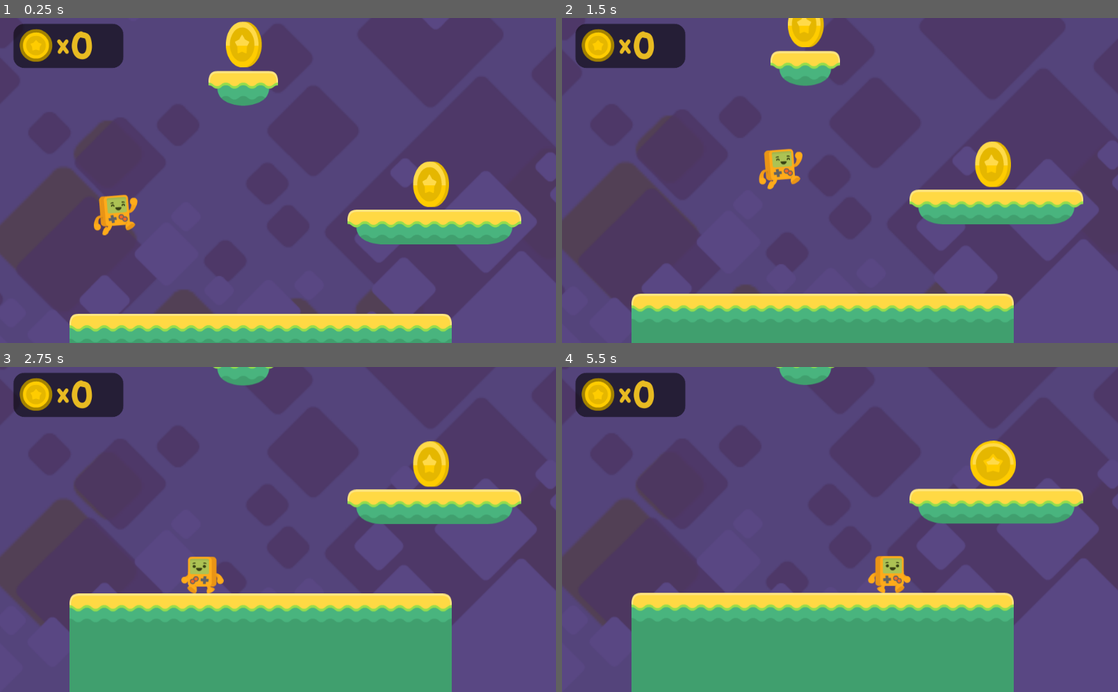
Above: before the commit, frames 1-4 (two rows, left to right).
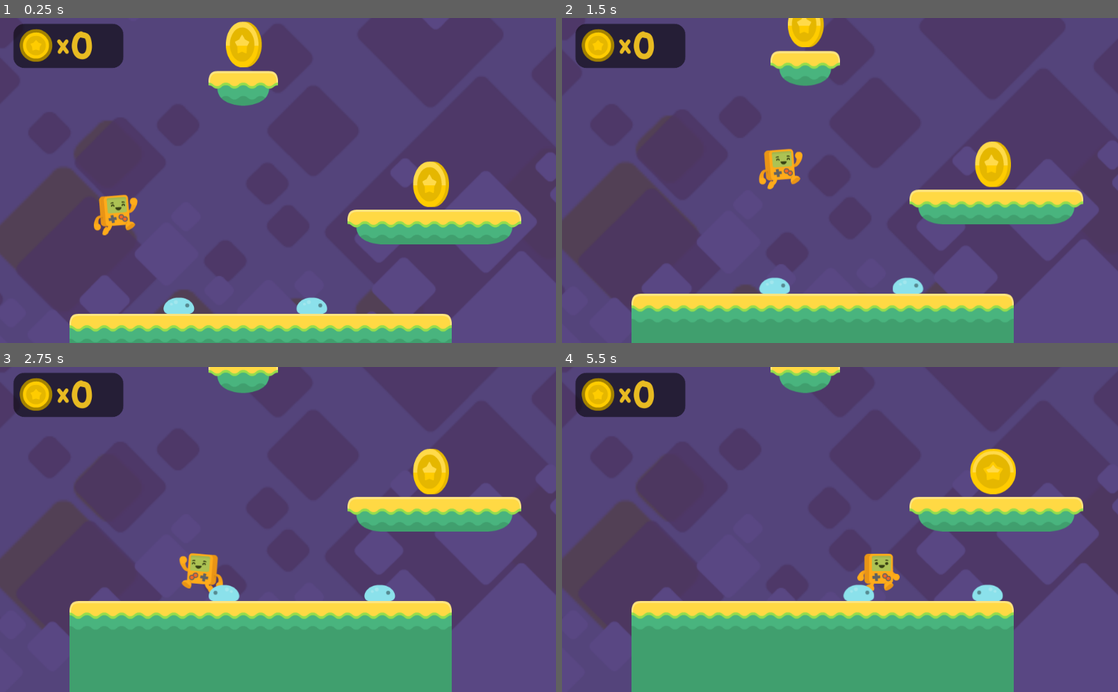
Above: after the commit, the same moments.

Repository: noantiq/Tutorial-Project
Game: Godot game, scene res://Level3.tscn
Same seed, same stepped clock (60 frames per second), same inputs: the game is played once before the commit and once after it. The project has no main scene, so this scene is started directly.
Inputs:
- Up to frame 1 (0.25 s): no input
- Up to frame 2 (1.5 s): hold D (right) from 0.53 s (still down); tap Space (jump) at 0.77 s
- Up to frame 3 (2.75 s): tap Space (jump) at 1.52 s; release D (right) at 2.03 s; hold A (left) from 2.03 s (still down)
- Up to frame 4 (5.5 s): release A (left) at 2.78 s; hold D (right) 2.78-4.28 s; tap Space (jump) at 3.02, 3.77, 4.52 s; hold A (left) 4.28-5.03 s; hold D (right) from 5.03 s (still down)

The runs differ from the first frame. In frame 1, 0.5% of the frame differs, in the area x 29-59%, y 85-92%; in frame 2, 0.5%; in frame 3, 9.5%; in frame 4, 10%, in the area x 7-100%, y 0-83%.

Commit message:
add moving enemies

Diff:
--- a/Level3.tscn
+++ b/Level3.tscn
@@ -9,6 +9,7 @@
 [ext_resource path="res://assets/HUD/coin_gold.png" type="Texture" id=7]
 [ext_resource path="res://assets/fonts/BalsamiqSans-Bold.ttf" type="DynamicFontData" id=8]
 [ext_resource path="res://HUD.gd" type="Script" id=9]
+[ext_resource path="res://enemy.tscn" type="PackedScene" id=10]
 
 [sub_resource type="RectangleShape2D" id=1]
 extents = Vector2( 160, 32 )
@@ -85,6 +86,8 @@
 tile_data = PoolIntArray( 131102, 1, 0, 131103, 2, 0, 131104, 2, 0, 131105, 2, 0, 131106, 2, 0, 131107, 2, 0, 131108, 2 …(579 unchanged characters)…
 
 [node name="StaticBody2D" type="StaticBody2D" parent="One-Way Tiles"]
+collision_layer = 2
+collision_mask = 49
 
 [node name="CollisionShape2D" type="CollisionShape2D" parent="One-Way Tiles/StaticBody2D"]
 position = Vector2( 2080, 352 )
@@ -180,6 +183,16 @@
 text = "##"
 valign = 1
 
+[node name="enemies" type="Node2D" parent="."]
+
+[node name="enemy" parent="enemies" instance=ExtResource( 10 )]
+position = Vector2( 317, 473 )
+facing_direction = 1
+
+[node name="enemy2" parent="enemies" instance=ExtResource( 10 )]
+position = Vector2( 562, 469 )
+facing_direction = 1
+
 [connection signal="body_entered" from="Fall Zone" to="Character" method="_on_fallzone_body_entered"]
 [connection signal="coin_collected" from="Coins/Coin2" to="HUD" method="_on_coin_collected"]
 [connection signal="coin_collected" from="Coins/Coin3" to="HUD" method="_on_coin_collected"]
--- /dev/null
+++ b/enemy.gd
@@ -0,0 +1,30 @@
+extends KinematicBody2D
+
+var velocity = Vector2.ZERO
+const GRAVITY = 20
+var movement_speed = 50
+enum DIRECTION {right = 1, left = - 1}
+export var facing_direction = DIRECTION.left
+export var can_detect_cliffs = true
+
+func _ready():
+	set_direction()
+	$floor_detection.enabled = can_detect_cliffs
+
+func set_direction():
+	$floor_detection.position.x = $CollisionShape2D.shape.get_extents().x * facing_direction
+	if facing_direction == DIRECTION.right:
+		$Sprite.flip_h = true
+	else:
+		$Sprite.flip_h = false
+
+func _physics_process(delta):
+	if is_on_wall() or can_detect_cliffs and not $floor_detection.is_colliding() and is_on_floor():
+		facing_direction = facing_direction * - 1
+		set_direction()
+
+	velocity.y += GRAVITY
+
+	velocity.x = int(facing_direction) * movement_speed
+
+	velocity = move_and_slide(velocity, Vector2.UP)
--- /dev/null
+++ b/enemy.tscn
@@ -0,0 +1,41 @@
+[gd_scene load_steps=6 format=2]
+
+[ext_resource path="res://assets/enemies/slimeBlue_blue.png" type="Texture" id=1]
+[ext_resource path="res://assets/enemies/slimeBlue.png" type="Texture" id=2]
+[ext_resource path="res://enemy.gd" type="Script" id=3]
+
+[sub_resource type="SpriteFrames" id=1]
+animations = [ {
+"frames": [  ],
+"loop": true,
+"name": "squashed",
+"speed": 5.0
+}, {
+"frames": [ ExtResource( 2 ), ExtResource( 1 ) ],
+"loop": true,
+"name": "crawl",
+"speed": 3.0
+} ]
+
+[sub_resource type="RectangleShape2D" id=2]
+extents = Vector2( 22, 11.5 )
+
+[node name="enemy" type="KinematicBody2D"]
+collision_layer = 16
+collision_mask = 35
+script = ExtResource( 3 )
+
+[node name="Sprite" type="AnimatedSprite" parent="."]
+frames = SubResource( 1 )
+animation = "crawl"
+frame = 1
+playing = true
+
+[node name="CollisionShape2D" type="CollisionShape2D" parent="."]
+position = Vector2( 0, 5.5 )
+shape = SubResource( 2 )
+
+[node name="floor_detection" type="RayCast2D" parent="."]
+enabled = true
+cast_to = Vector2( 0, 20 )
+collision_mask = 2
Not shown: 1 places in Level3.tscn that only renumber resources
Binary file added: assets/enemies/slimeBlue.png
Not shown, added: assets/enemies/slimeBlue.png.import
Binary file added: assets/enemies/slimeBlue_blue.png
Not shown, added: assets/enemies/slimeBlue_blue.png.import
Binary file added: assets/enemies/slimeBlue_squashed.png
Not shown, added: assets/enemies/slimeBlue_squashed.png.import
